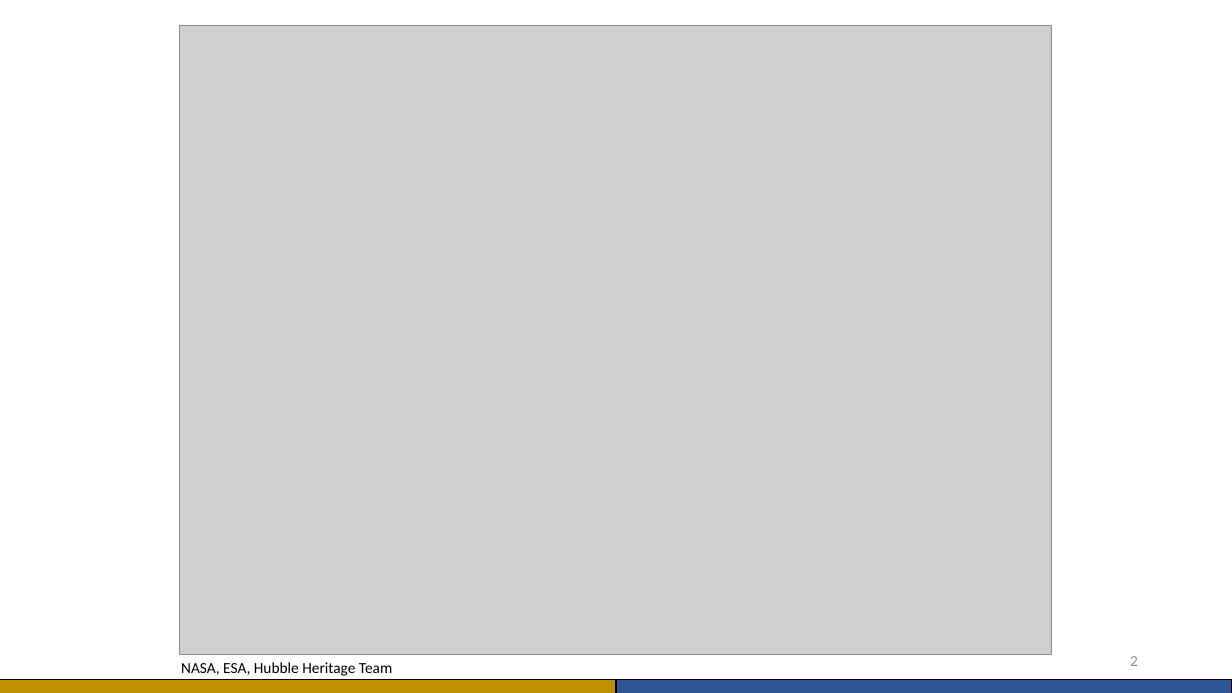
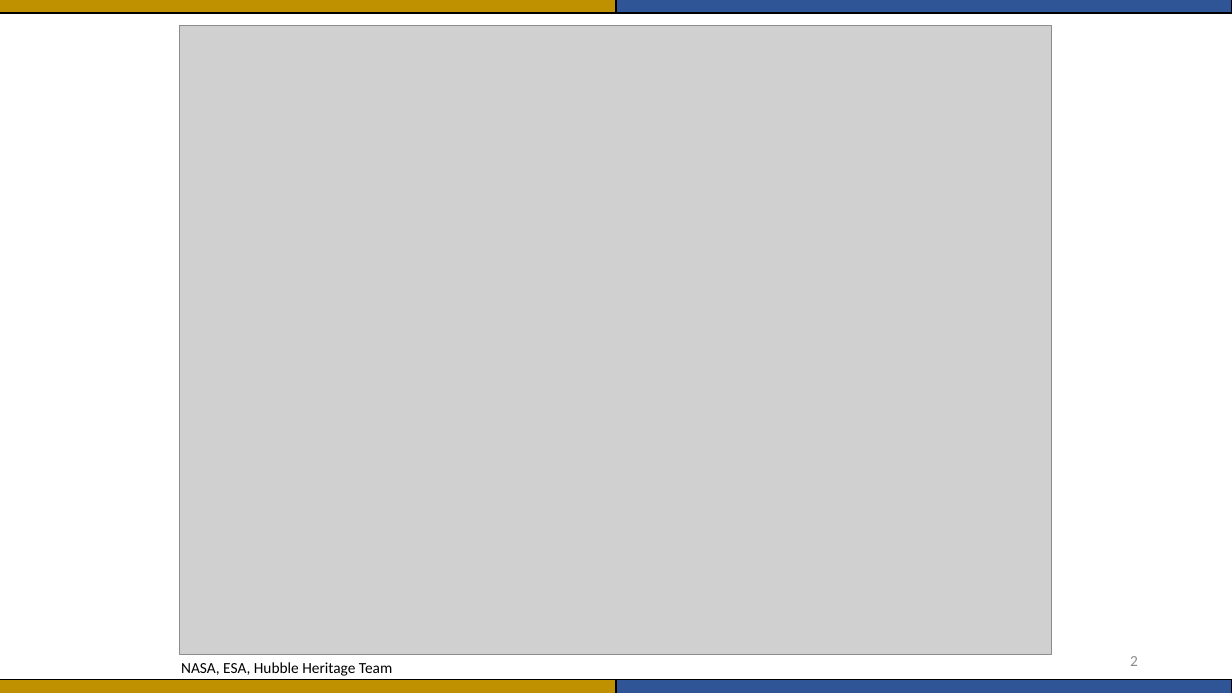
Before and after one commit to seanlabean/presentations, a slide deck: slide 2 of 2022Clusters/Presentation1.pptx. Drawn at 1232x693 pixels with LibreOffice and Linux fonts; fonts in the diff are those of the drawing; grey boxes stand for pictures. Boxes give left, top, right and bottom in pixels: in the first picture for what was removed or moved away, otherwise in the second. Text is boxed around its words. In the diff, an @@ line names an element or a change of style, - is before the commit and + after.

```diff
--- a/2022Clusters/Presentation1.pptx
+++ b/2022Clusters/Presentation1.pptx
@@ rectangle added at <box>0,0,1232,13</box>, fill #BF9000, outline #000000 1 pt @@
@@ rectangle added at <box>616,0,1232,13</box>, fill #2F5597, outline #000000 1 pt @@
```
Also in this commit, not shown: 9 other slides changed.
